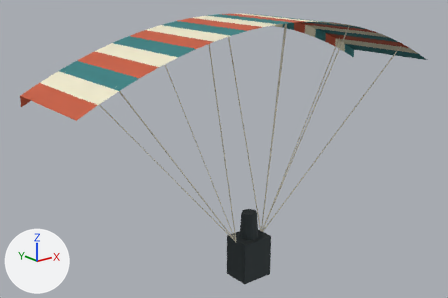
What one commit did to the glTF model shared/geometry/flight/parakite.glb.
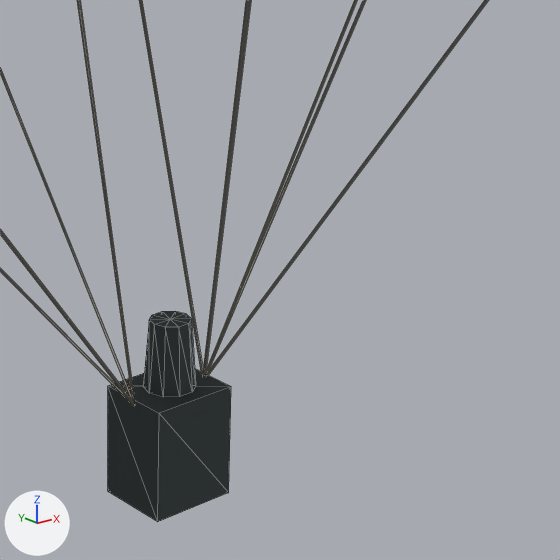
There are two pictures of each version: one whole from a 50 mm lens placed at (-7.95, -9.09, 6.25), pointed at (-0.42, 0.32, 2.49), one close up on the part from 42% to 87% of the width and 33% to 100% of the height. Every picture has the same lights, and +X, +Y and +Z are marked at lower left. The first two pictures are the older version. The close-ups show mesh edges as thin lines. Vertices at exactly the same position are counted once.

In view in the first close-up: 'parakite'.
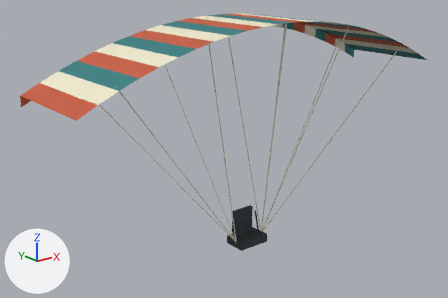
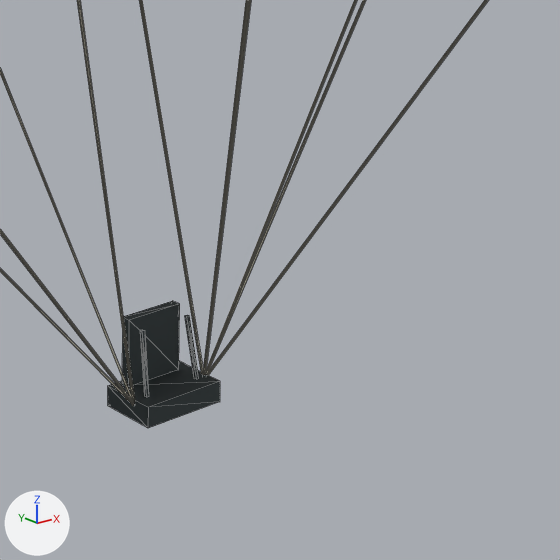
Changed parts and their boxes (x1, y1, x2, y2) in the close-ups (560 x 560 px; the box of a moved part takes in the faces that stretch with it):
'parakite', reshaped
    before: (0, 0, 488, 522)
    after: (0, 0, 488, 428)
part 1 of me_parakite, moved or reshaped
    before: (108, 311, 231, 522)
    after: (108, 301, 220, 428)

What the commit changed:
me_parakite is used by ob_parakite; location (0.0, 0.0, 0.0).
me_parakite had 188 vertices, 268 faces and spanned x -4.25..4.25, y -1.11..0.99, z -0.35..5.1.
me_parakite now has 190 vertices, 264 faces and spans x -4.25..4.25, y -1.11..0.99, z 0.38..5.1.
Part 1, on me_parakite:
13 vertices are removed from x -0.2..0.16, y -0.19..0.19, z 0.55..1.1.
39 faces are deleted.
15 vertices move from x -0.36..0.36, y -0.3..0.3, z -0.35..1.1 to x -0.36..0.36, y -0.18..0.3, z 0.38..1.1.
15 vertices are added at x -0.26..0.26, y -0.04..0.26, z 0.55..1.1.
35 new faces join them, mat_harness (dark grey #343d3f).
